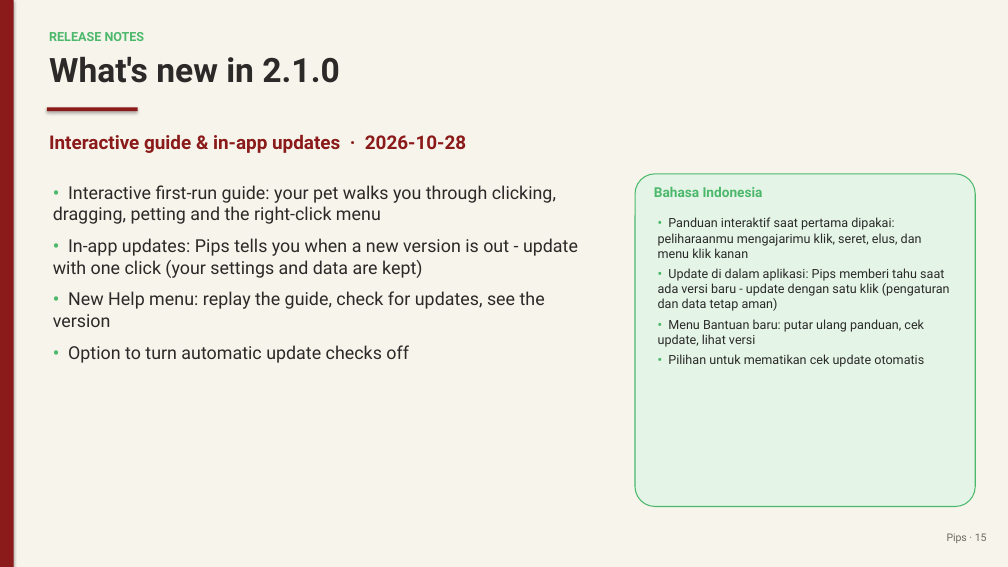
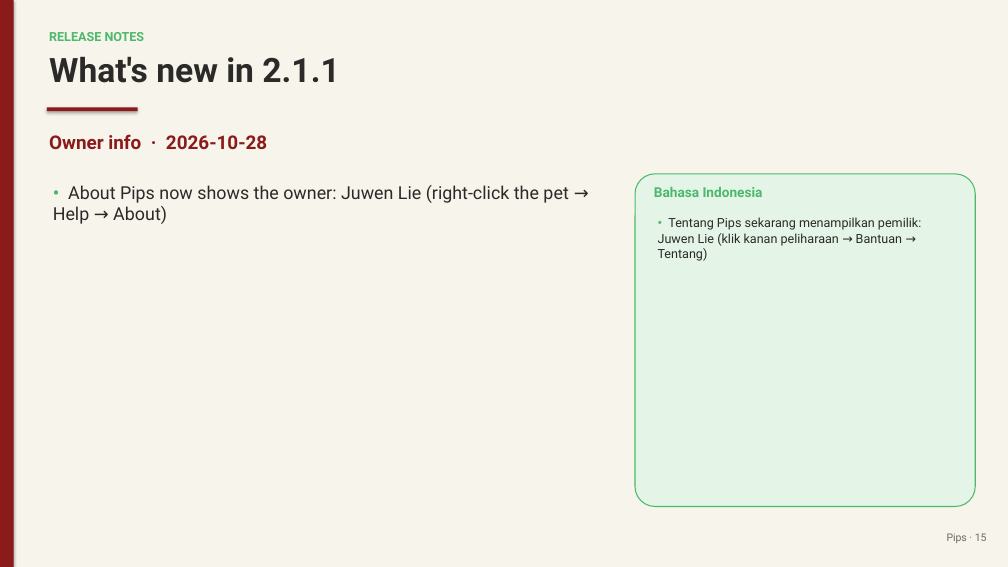
Before and after one commit to juw12/projects, a slide deck: slide 15 of apps/pips/web/download/Pips-Guide.pptx. Drawn at 1008x567 pixels with LibreOffice and Linux fonts; fonts in the diff are those of the drawing. Boxes give left, top, right and bottom in pixels: in the first picture for what was removed or moved away, otherwise in the second. Text is boxed around its words. In the diff, an @@ line names an element or a change of style, - is before the commit and + after.

Commit message:
pips 2.1.1: Owner info

```diff
--- a/apps/pips/web/download/Pips-Guide.pptx
+++ b/apps/pips/web/download/Pips-Guide.pptx
@@ text at box(49, 56, 339, 83): text changed @@
-What's new in 2.1.0
+What's new in 2.1.1
@@ text at box(49, 134, 267, 149): text changed @@
-Interactive guide & in-app updates · 2026-10-28
+Owner info · 2026-10-28
@@ text at box(53, 185, 568, 224): text changed @@
-• Interactive first-run guide: your pet walks you through clicking, dragging, petting and the right-click menu
-• In-app updates: Pips tells you when a new version is out - update with one click (your settings and data are kept)
-• New Help menu: replay the guide, check for updates, see the version
-• Option to turn automatic update checks off
+• About Pips now shows the owner: Juwen Lie (right-click the pet → Help → About)
@@ text at box(658, 217, 921, 261): text changed @@
-• Panduan interaktif saat pertama dipakai: peliharaanmu mengajarimu klik, seret, elus, dan menu klik kanan
-• Update di dalam aplikasi: Pips memberi tahu saat ada versi baru - update dengan satu klik (pengaturan dan data tetap aman)
-• Menu Bantuan baru: putar ulang panduan, cek update, lihat versi
-• Pilihan untuk mematikan cek update otomatis
+• Tentang Pips sekarang menampilkan pemilik: Juwen Lie (klik kanan peliharaan → Bantuan → Tentang)
```
Also in this commit, not shown: 3 other slides changed, 10 other files.
